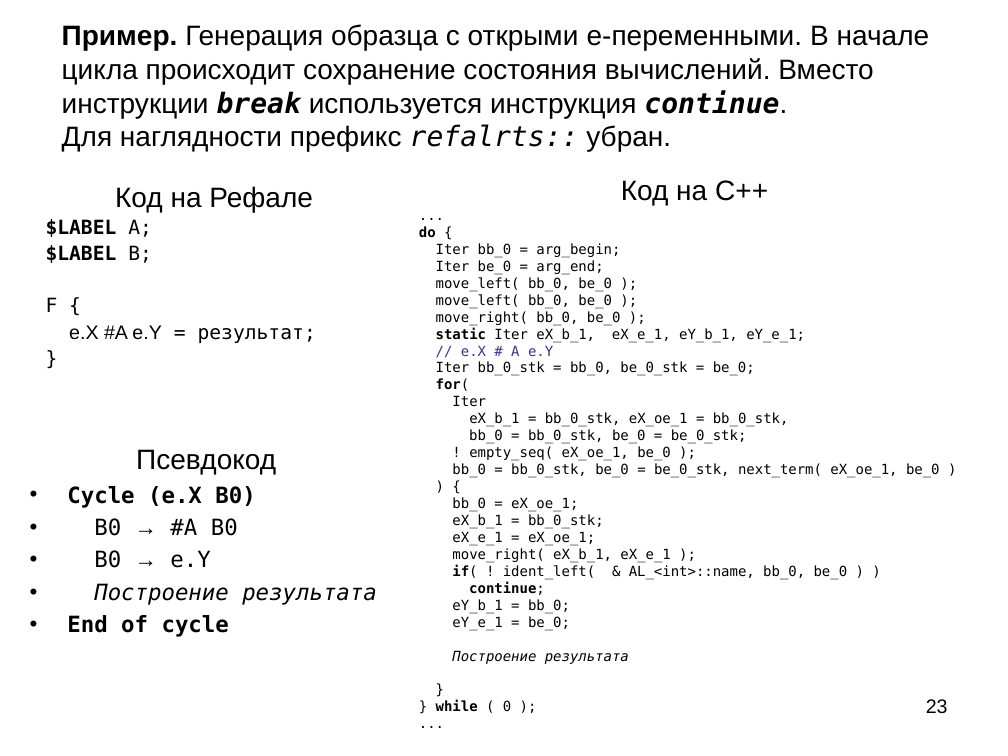
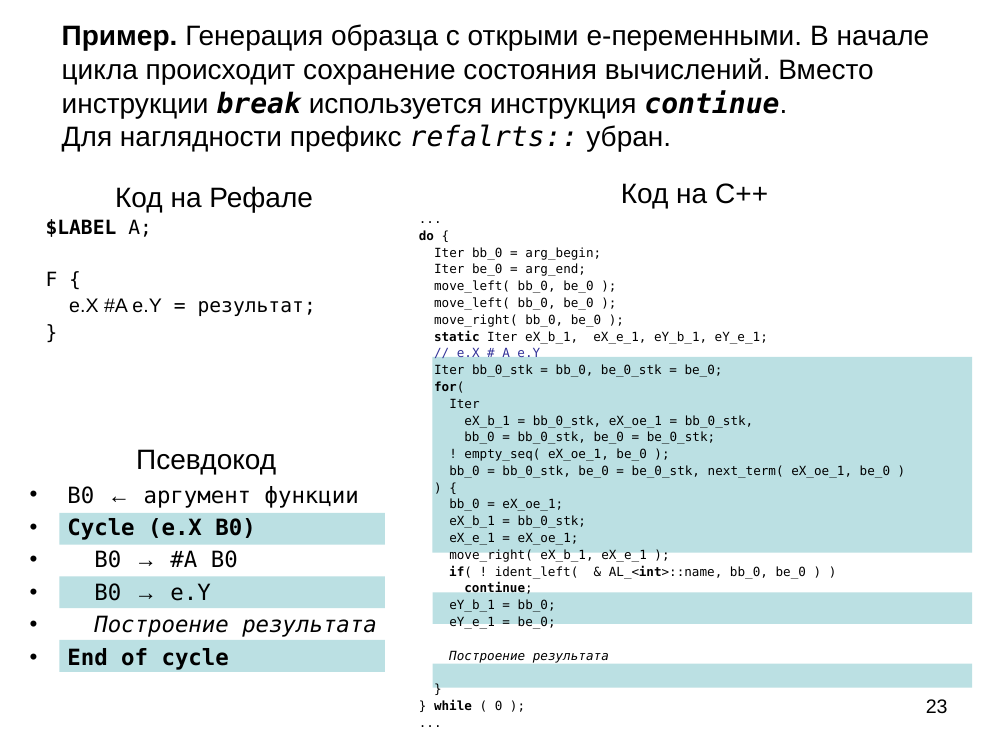
Before and after one commit to bmstu-iu9/refal-5-lambda, a slide deck: slide 23 of doc/Компилятор Простого Рефала.ppt. Drawn at 1008x756 pixels with LibreOffice and Linux fonts; fonts in the diff are those of the drawing. Boxes give left, top, right and bottom in pixels: in the first picture for what was removed or moved away, otherwise in the second. Text is boxed around its words. In the diff, an @@ line names an element or a change of style, - is before the commit and + after.

```diff
--- a/doc/Компилятор Простого Рефала.ppt
+++ b/doc/Компилятор Простого Рефала.ppt
@@ text "Код на C++" at bbox=[419, 183, 890, 711]: size 10 to 9 pt; bold on in "AL_<int>::name,"; line spacing 0.8 to 0.9 @@
@@ text at bbox=[46, 245, 152, 263]: paragraph removed @@
-$LABEL B;
@@ rectangle added at bbox=[432, 357, 972, 552], fill #BBE0E3 @@
@@ text at bbox=[67, 486, 359, 508]: paragraph added @@
+• B0 ← аргумент функции
@@ rectangle added at bbox=[59, 513, 385, 544], fill #BBE0E3 @@
@@ rectangle added at bbox=[59, 577, 385, 609], fill #BBE0E3 @@
@@ rectangle added at bbox=[432, 593, 972, 624], fill #BBE0E3 @@
@@ rectangle added at bbox=[59, 640, 385, 672], fill #BBE0E3 @@
@@ rectangle added at bbox=[432, 664, 972, 688], fill #BBE0E3 @@
```
Also in this commit, not shown: 13 other slides changed, 3 slides added, 1 other file.
